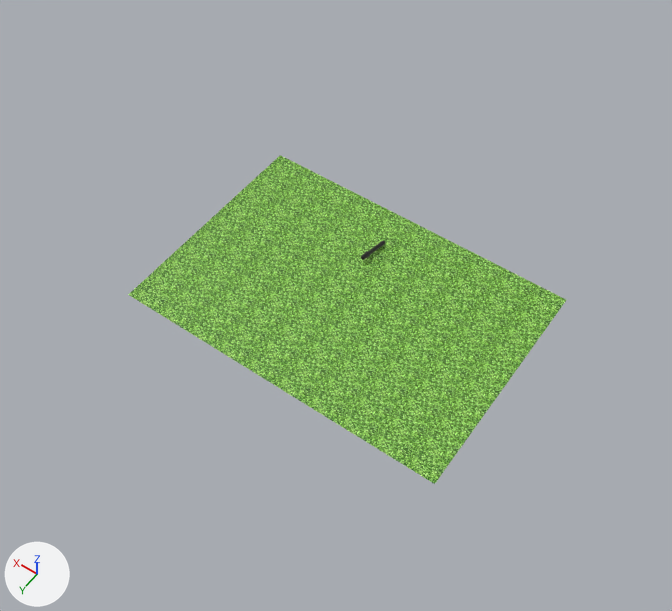
What one commit did to the glTF model Vap_hero/models/hope/hope.gltf.
Rendered twice from a 50 mm lens placed at (-30.5, 44.5, 67.7), pointed at (0.9, 0.5, -1.4). Arrows for +X, +Y and +Z are at lower left; the lights stay in place. Where no turn or scale is listed for an object, it has been applied to the vertices.

Names of what the first picture shows: 'Floor', 'Nozzle'.
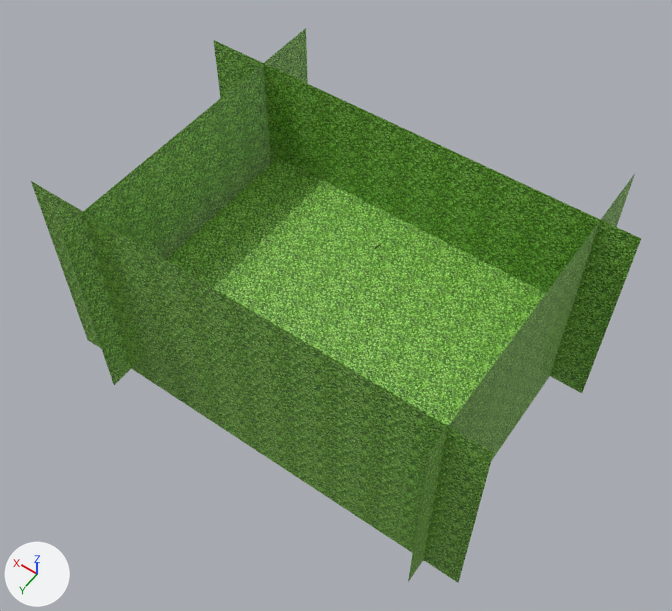
Changed parts and their boxes [x1, y1, x2, y2] in the pictures (672 x 611 px):
'Floor.004', added (green): after [31, 181, 493, 583]
'Floor.003', added (green): after [213, 40, 641, 393]
'Floor.002', added (green): after [61, 28, 308, 385]
'Floor.001', added (green): after [408, 174, 635, 582]
'Nozzle', moved, rescaled: before [361, 240, 385, 260]; after [374, 243, 381, 249]

What the commit changed:
Material 'Floor.004' (mat_floor_004) is new.
Its texture is img_floor.
Material 'Floor.003' (mat_floor_003) is new.
Its texture is img_floor.
Material 'Floor.002' (mat_floor_002) is new.
Its texture is img_floor.
Material 'Floor.001' (mat_floor_001) is new.
Its texture is img_floor.
Mesh me_floor_004 is new.
It has 4 vertices, 2 faces and spans x -22.6..22.6, y 0.0, z -11.6..11.6.
It uses material mat_floor_004 (picture img_floor).
Mesh me_floor_003 is new.
It has 4 vertices, 2 faces and spans x -22.6..22.6, y 0.0, z -11.6..11.6.
It uses material mat_floor_003 (picture img_floor).
Mesh me_floor_002 is new.
It has 4 vertices, 2 faces and spans x 0.0, y -16.7..16.7, z -11.6..11.6.
It uses material mat_floor_002 (picture img_floor).
Mesh me_floor_001 is new.
It has 4 vertices, 2 faces and spans x 0.0, y -16.7..16.7, z -11.6..11.6.
It uses material mat_floor_001 (picture img_floor).
Object 'Nozzle' (ob_nozzle) moves from (1.2, -4.5, 0.6) to (1.0, -6.1, 0.6).
Object 'Nozzle' (ob_nozzle) is rescaled from (0.227, 0.227, 1.0) to (0.0687, 0.0687, 0.303).
Object 'Floor.004' (ob_floor_004) is new; it shows me_floor_004.
Its location is (1.5, 12.9, 0.0).
Object 'Floor.003' (ob_floor_003) is new; it shows me_floor_003.
Its location is (1.5, -11.2, 0.0).
Object 'Floor.002' (ob_floor_002) is new; it shows me_floor_002.
Its location is (17.8, -1.3, 0.0).
Object 'Floor.001' (ob_floor_001) is new; it shows me_floor_001.
Its location is (-17.5, -1.3, 0.0).
